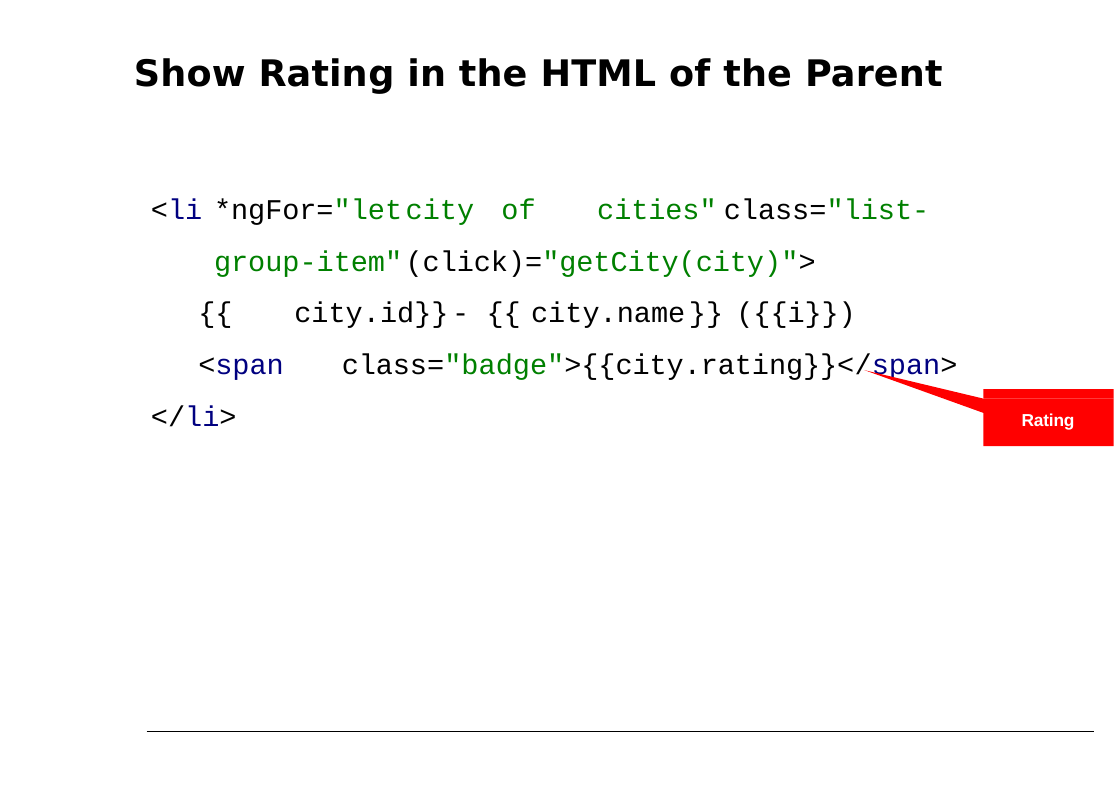
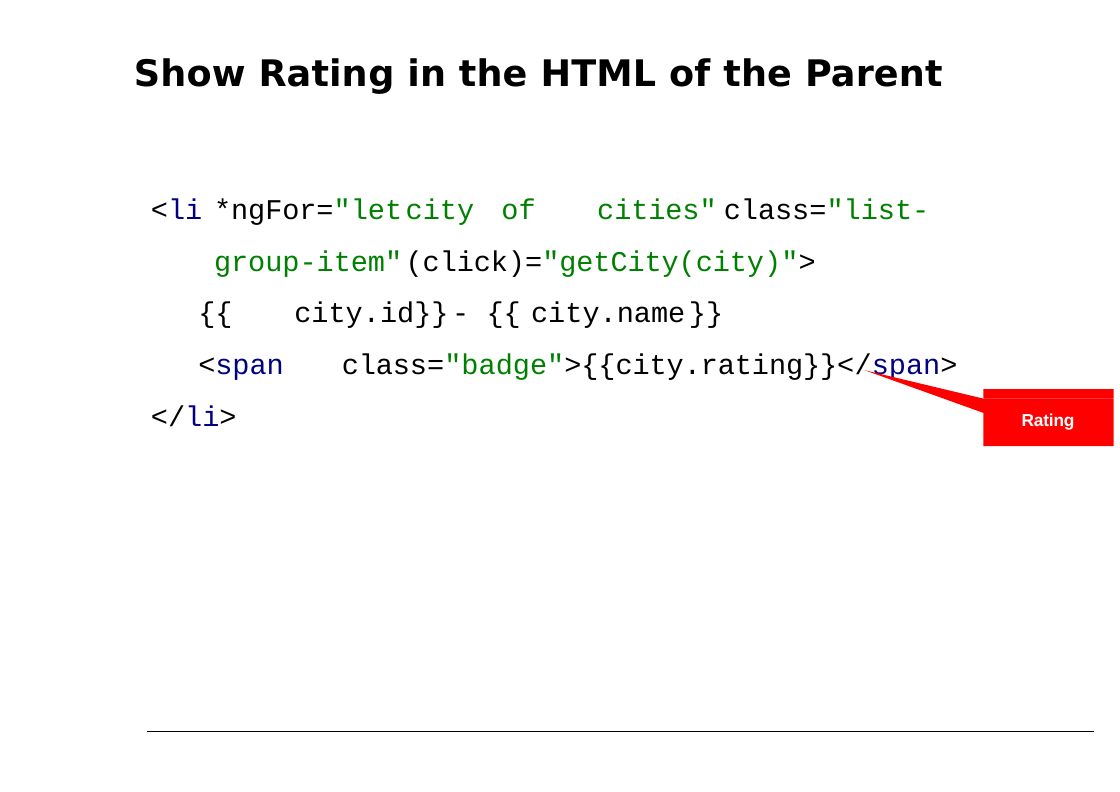
Before and after one commit to petereijgermans11/workshop-angular10, a slide deck: slide 28 of PPT/04- Angular Component Tree.pptx (slide 27 before the commit). Drawn at 1120x792 pixels with LibreOffice and Linux fonts; fonts in the diff are those of the drawing. Boxes give left, top, right and bottom in pixels: in the first picture for what was removed or moved away, otherwise in the second. Text is boxed around its words. In the diff, an @@ line names an element or a change of style, - is before the commit and + after.

```diff
--- a/PPT/04- Angular Component Tree.pptx
+++ b/PPT/04- Angular Component Tree.pptx
@@ text at <box>294,302,685,328</box>: text changed @@
-{{ city.id}} ‐ {{ city.name }} ({{i}})
+{{ city.id}} ‐ {{ city.name }}
```
Also in this commit, not shown: 4 other slides changed, 1 slide added, 44 other files.
